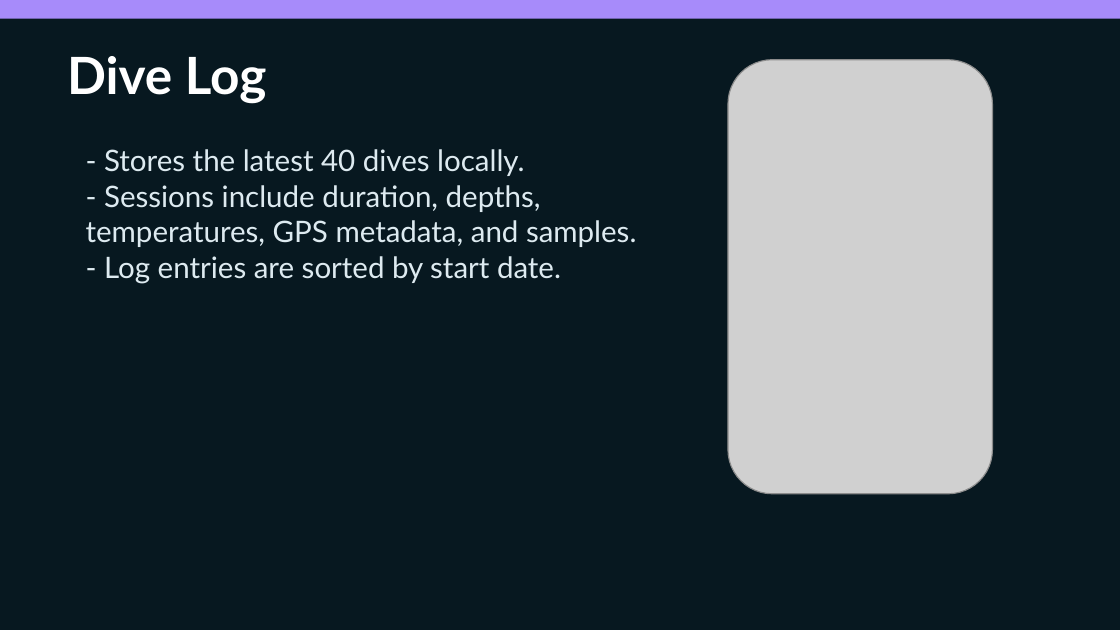
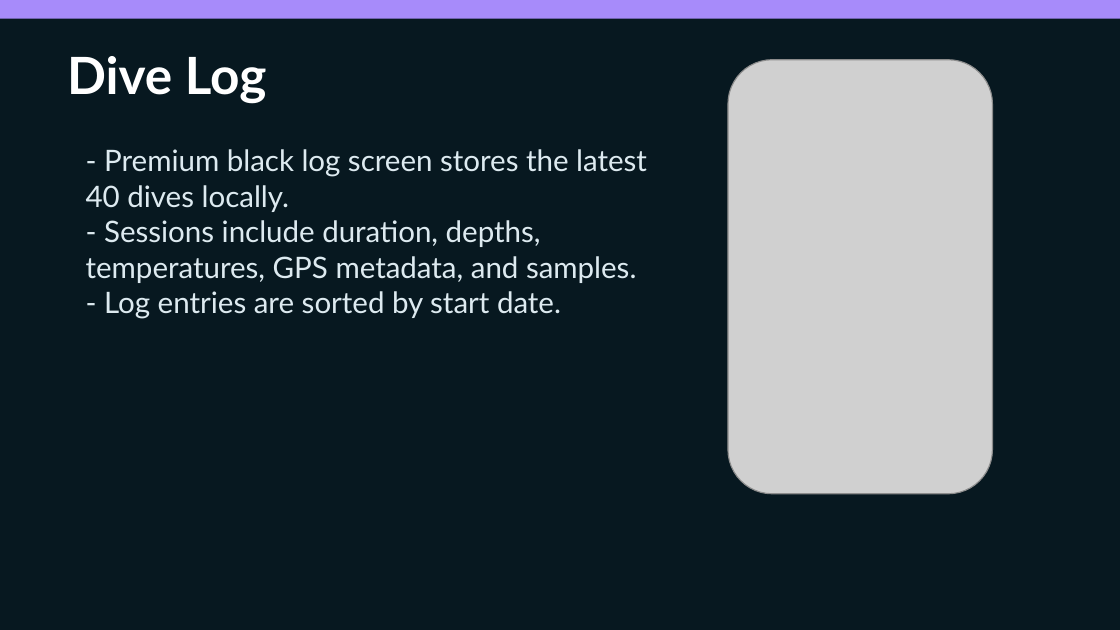
Before and after one commit to egopfe/DirDiving-App, a slide deck: slide 7 of DIR_DIVING_Full_Feature_Presentation.pptx. Drawn at 1120x630 pixels with LibreOffice and Linux fonts; fonts in the diff are those of the drawing; grey boxes stand for pictures. Boxes give left, top, right and bottom in pixels: in the first picture for what was removed or moved away, otherwise in the second. Text is boxed around its words. In the diff, an @@ line names an element or a change of style, - is before the commit and + after.

Commit message:
Document premium UI across branches

```diff
--- a/DIR_DIVING_Full_Feature_Presentation.pptx
+++ b/DIR_DIVING_Full_Feature_Presentation.pptx
@@ text at (86,149,647,212): text changed @@
-- Stores the latest 40 dives locally.
+- Premium black log screen stores the latest 40 dives locally.
```
Also in this commit, not shown: 4 other slides changed, 1 slide added, 1 slide removed, 6 other files.
